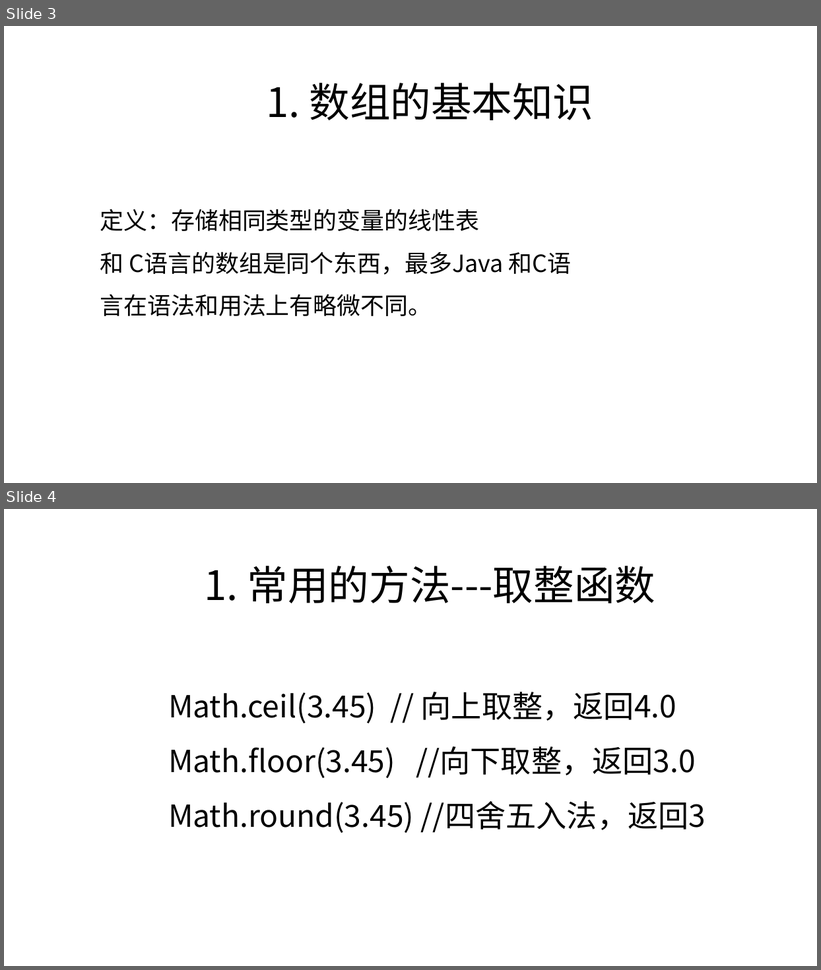
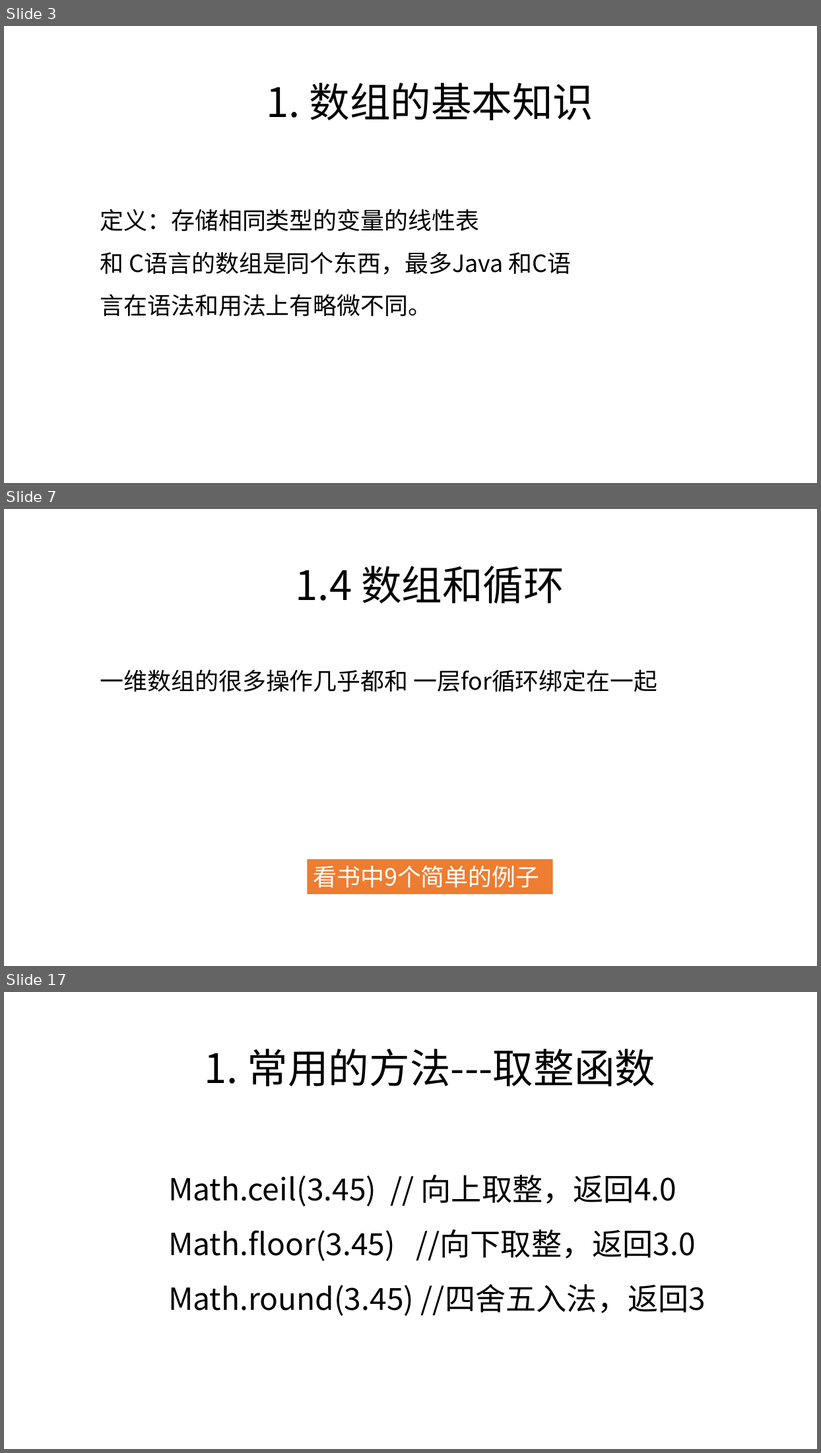
Before and after one commit to zjyesir/hmc_java_1, a slide deck: ppt/4 一维数组.pptx. Shown one above the other, each under a label of ours: slides 3 and 4 before the commit, slides 3, 7 and 17 after it; the slides between them are not shown. The pictures are 821x970 and 821x1453 pixels, drawn with LibreOffice and Linux fonts; fonts in the diff are those of the drawing; background and template pictures are left out. Boxes give left, top, right and bottom in pixels: in the first picture for what was removed or moved away, otherwise in the second. Text is boxed around its words. In the diff, an @@ line names an element or a change of style, - is before the commit and + after.

Commit message:
一维数组 ppt 更新

```diff
--- a/ppt/4 一维数组.pptx
+++ b/ppt/4 一维数组.pptx
@@ slide 7 added at (4, 509, 817, 966), background picture (left out) @@
@@ text added at (296, 566, 564, 603), 48 pt, text #000000 @@
+1.4 数组和循环
@@ text added at (100, 669, 657, 692), 28 pt, text #000000 @@
+一维数组的很多操作几乎都和 一层for循环绑定在一起
@@ rectangle added at (307, 859, 553, 894), fill #ED7D31, 28 pt, text #FFFFFF @@
+看书中9个简单的例子
@@ what was slide 4 is now slide 17 @@
```
Also in this commit, not shown: 12 other slides added.
